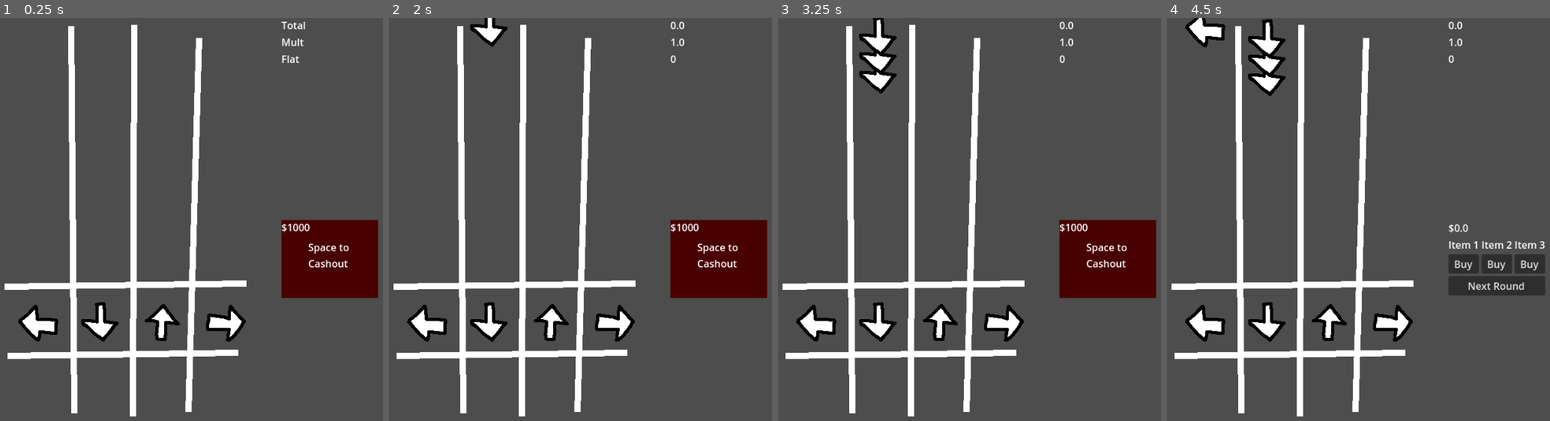
Above: before the commit, frames 1-4 (left to right).
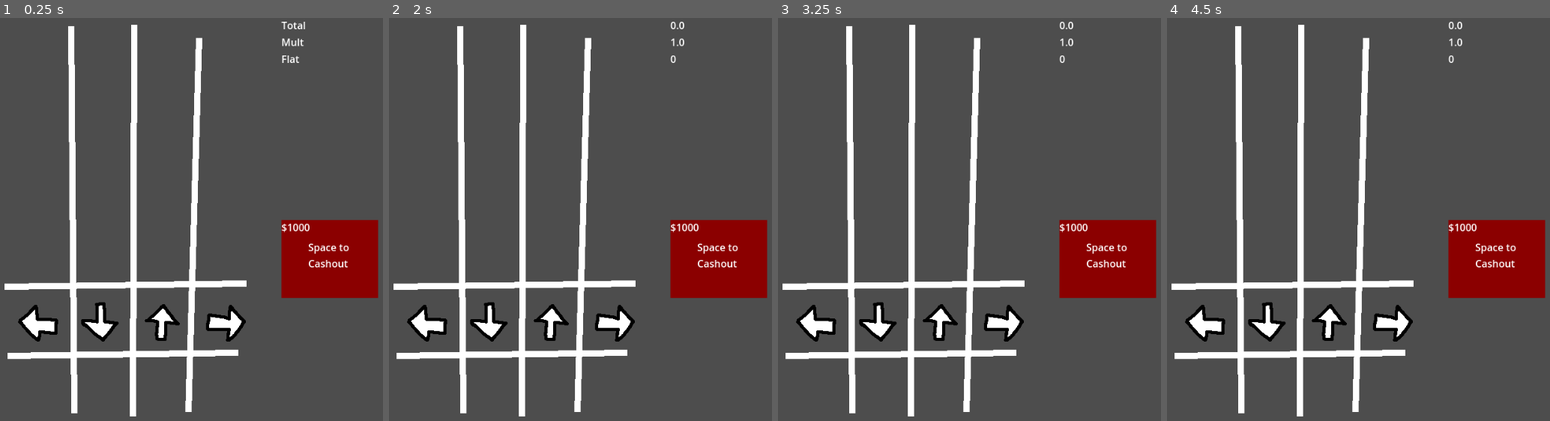
Above: after the commit, the same moments.

Repository: CWmain/cashoutCombo
Game: Godot game, scene res://Scenes/game/game.tscn
Same seed, same stepped clock (60 frames per second), same inputs: the game is played once before the commit and once after it.
Inputs (mouse positions are in pixels of both pictures, inside the frame that each line leads up to):
- Up to frame 1 (0.25 s): no input
- Up to frame 2 (2 s): tap Enter at 0.5 s; hold D (Right) 0.53-1.25 s; tap Space (cashout) at 0.6 s; click "Next Round" at 1.25 s
- Up to frame 3 (3.25 s): click (1107, 283) at 2 s, where only the run after the commit has a clickable "Next Round"; click (1072, 263) at 2.75 s, where only the run after the commit has a clickable "Buy"
- Up to frame 4 (4.5 s): hold S (Down) 3.53-4.28 s; tap R (RandomNote) at 3.6 s; tap Space (cashout) at 3.8, 4.25, 4.35 s; hold D (Right) from 4.28 s (still down)

The runs differ from the first frame. In frame 1, 4.8% of the frame differs, in the area x 73-99%, y 50-70%; in frame 2, 5.1%; in frame 3, 5.8%; in frame 4, 6.4%, in the area x 4-99%, y 0-70%.

Commit message:
Have the cashout display change from rred to green when cashout option is avaliable

Diff:
--- a/Scenes/game/game.gd
+++ b/Scenes/game/game.gd
@@ -9,7 +9,7 @@
 	rythm_board.good.connect(_on_good)
 	rythm_board.perfect.connect(_on_perfect)
 	shop.nextRound.connect(_startNextRound)
-	shop.process_mode =Node.PROCESS_MODE_DISABLED
+	shop.process_mode = Node.PROCESS_MODE_DISABLED
 
 func _process(delta: float) -> void:
 	if Input.is_action_just_pressed("cashout"):
@@ -21,17 +21,27 @@
 func _on_miss() -> void:
 	score_board.mult -= 0.5
 	score_board.flat -= 5
+	recheckCheckout()
 
 func _on_good() -> void:
 	score_board.mult += 0.01
 	score_board.flat += 10
+	recheckCheckout()
 
 func _on_perfect() -> void:
 	score_board.mult += 0.1
 	score_board.flat += 50
+	recheckCheckout()
+
+# updates the red - green indicator for if a checkout is possible
+func recheckCheckout() -> void:
+	if score_board.total >= shop.moneyCashOut:
+		shop.cashOutPossible()
+	else:
+		shop.cashOutImpossible()
 
 func _startNextRound() -> void:
 	rythm_board.process_mode = Node.PROCESS_MODE_INHERIT
-	shop.process_mode =Node.PROCESS_MODE_DISABLED
+	shop.process_mode = Node.PROCESS_MODE_DISABLED
 	score_board.resetScore()
 	rythm_board.resetBoard()
--- a/objects/ScoreBoard/score_board.gd
+++ b/objects/ScoreBoard/score_board.gd
@@ -6,17 +6,17 @@
 
 var total: float = 0:
 	set(value):
-		total = value
+		total = snappedf(value, 0.01)
 		total_label.text = str(total)
 
 var mult: float = 1:
 	set(value):
-		mult = max(1,value)
+		mult = max(1,snappedf(value, 0.01))
 		mult_label.text = str(mult)
 		_updateTotal()
 var flat: int = 0:
 	set(value):
-		flat = max(0,value)
+		flat = max(0,snappedf(value, 0.01))
 		flat_label.text = str(flat)
 		_updateTotal()
 
--- a/objects/shop/shop.gd
+++ b/objects/shop/shop.gd
@@ -20,7 +20,7 @@
 	set(value):
 		currentMoney = value
 		money_display.text = "$"+str(currentMoney)
-		color_rect.hide()
+
 
 func _ready() -> void:
 	item1_button.pressed.connect(_buyItem)
@@ -28,6 +28,7 @@
 	item3_button.pressed.connect(_buyItem)
 	next_round.pressed.connect(_nextRound)
 
+	cashOutImpossible()
 	updateMoneyRequiredLabel()
 
 func cashout() -> void:
@@ -36,6 +37,8 @@
 		return
 	currentMoney -= moneyCashOut
 	moneyCashOut *= 2
+	print("Cashing out")
+	color_rect.hide()
 	updateMoneyRequiredLabel()
 
 
@@ -52,6 +55,15 @@
 func _nextRound() -> void:
 	color_rect.show()
 	nextRound.emit()
+	cashOutImpossible()
 
 func updateMoneyRequiredLabel() -> void:
 	money_required_label.text = "$" + str(moneyCashOut)
+
+func cashOutPossible():
+	print("Possible")
+	color_rect.color = Color.DARK_GREEN
+
+func cashOutImpossible():
+	print("impossible")
+	color_rect.color = Color.DARK_RED
--- a/objects/shop/shop.tscn
+++ b/objects/shop/shop.tscn
@@ -61,7 +61,7 @@
 offset_top = -1.0
 offset_right = 155.0
 offset_bottom = 124.0
-color = Color(0.282353, 0, 0, 1)
+color = Color(0.00852867, 0.162174, 0.120011, 1)
 
 [node name="moneyRequiredLabel" type="Label" parent="ColorRect"]
 layout_mode = 0
